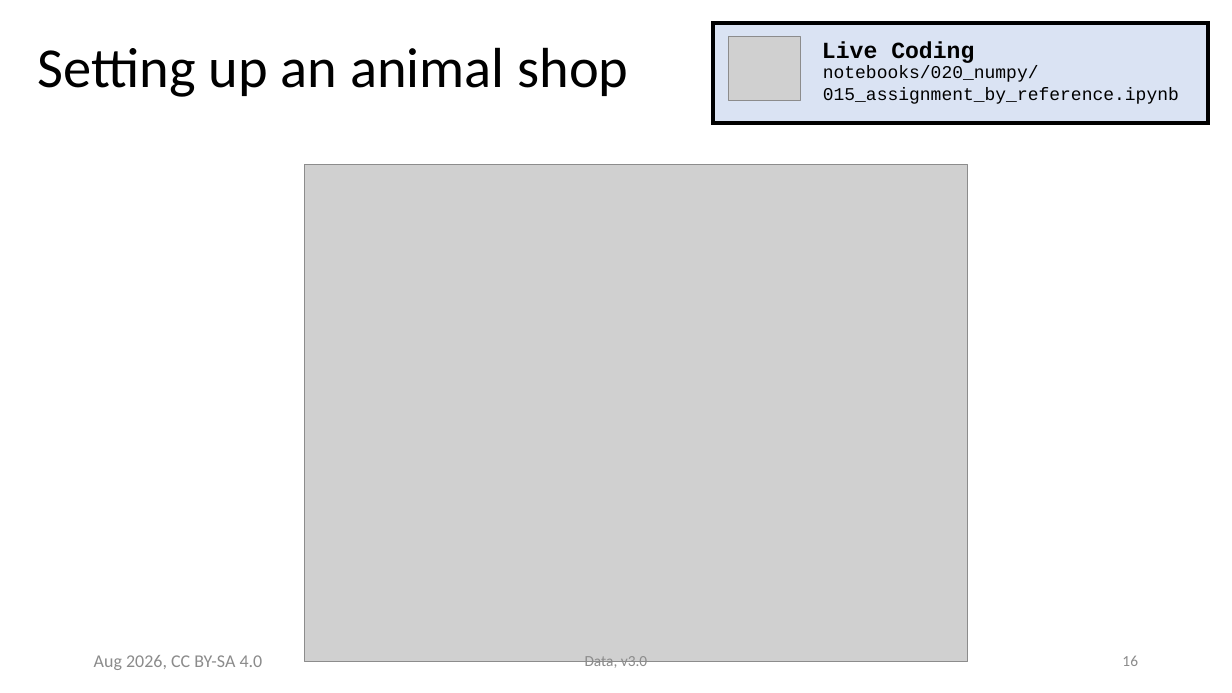
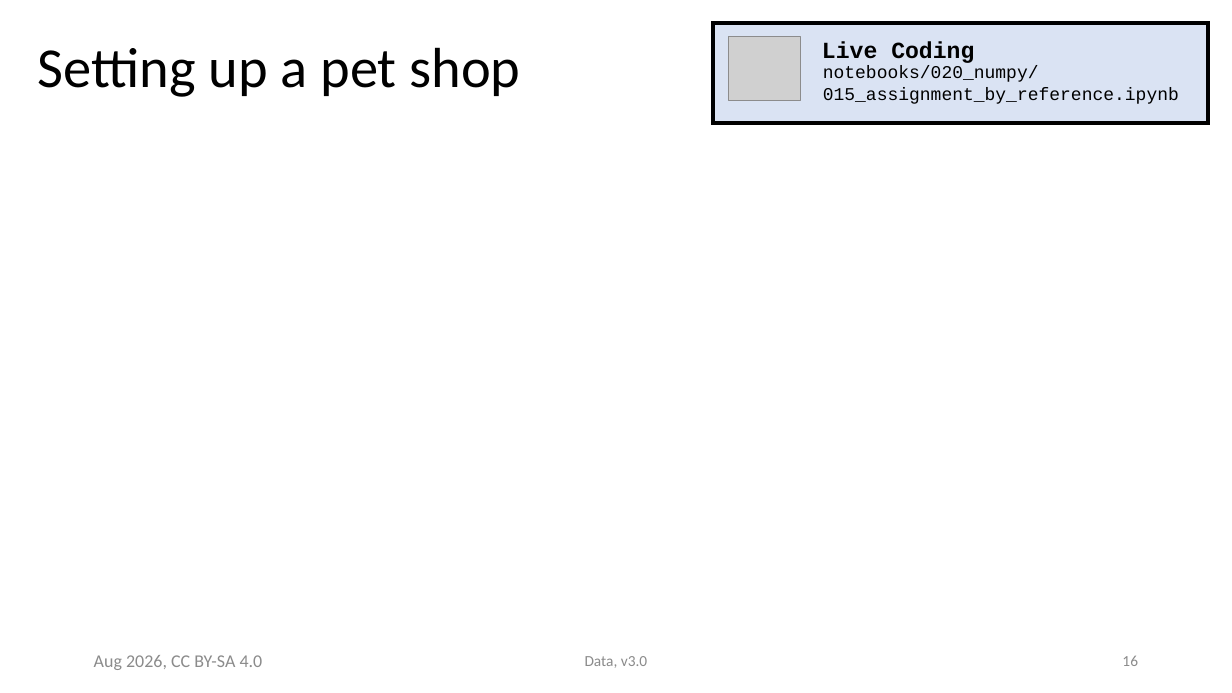
Before and after one commit to ASPP/data_class, a slide deck: slide 16 of numpy.pptx. Drawn at 1232x693 pixels with LibreOffice and Linux fonts; fonts in the diff are those of the drawing; grey boxes stand for pictures. Boxes give left, top, right and bottom in pixels: in the first picture for what was removed or moved away, otherwise in the second. Text is boxed around its words. In the diff, an @@ line names an element or a change of style, - is before the commit and + after.

```diff
--- a/numpy.pptx
+++ b/numpy.pptx
@@ text at (38, 47, 520, 97): text changed @@
-Setting up an animal shop
+Setting up a pet shop
@@ picture removed at (304, 165, 968, 662) @@
```
Also in this commit, not shown: 17 other slides changed, 2 slides added, 1 other file.
